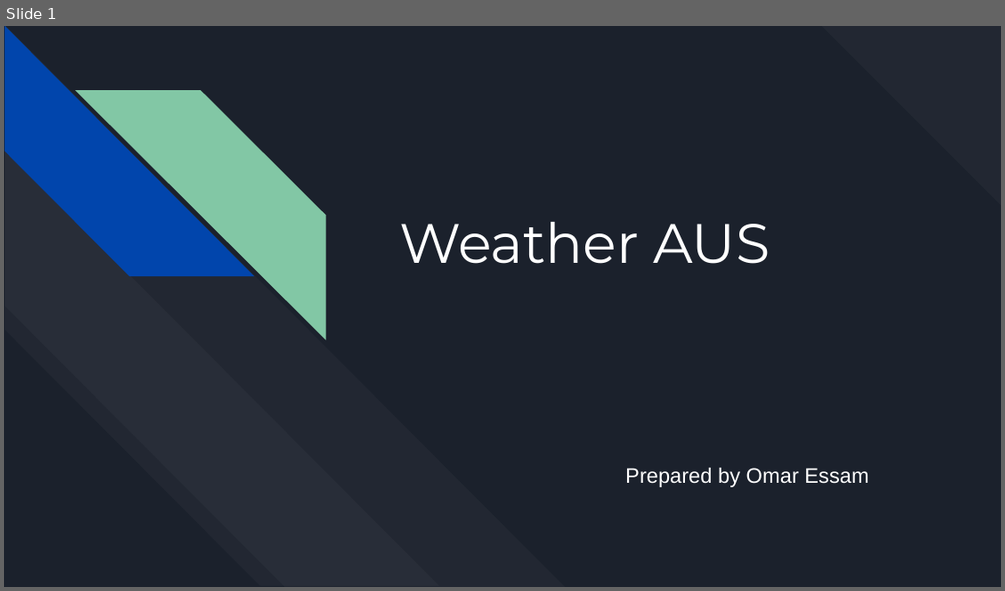
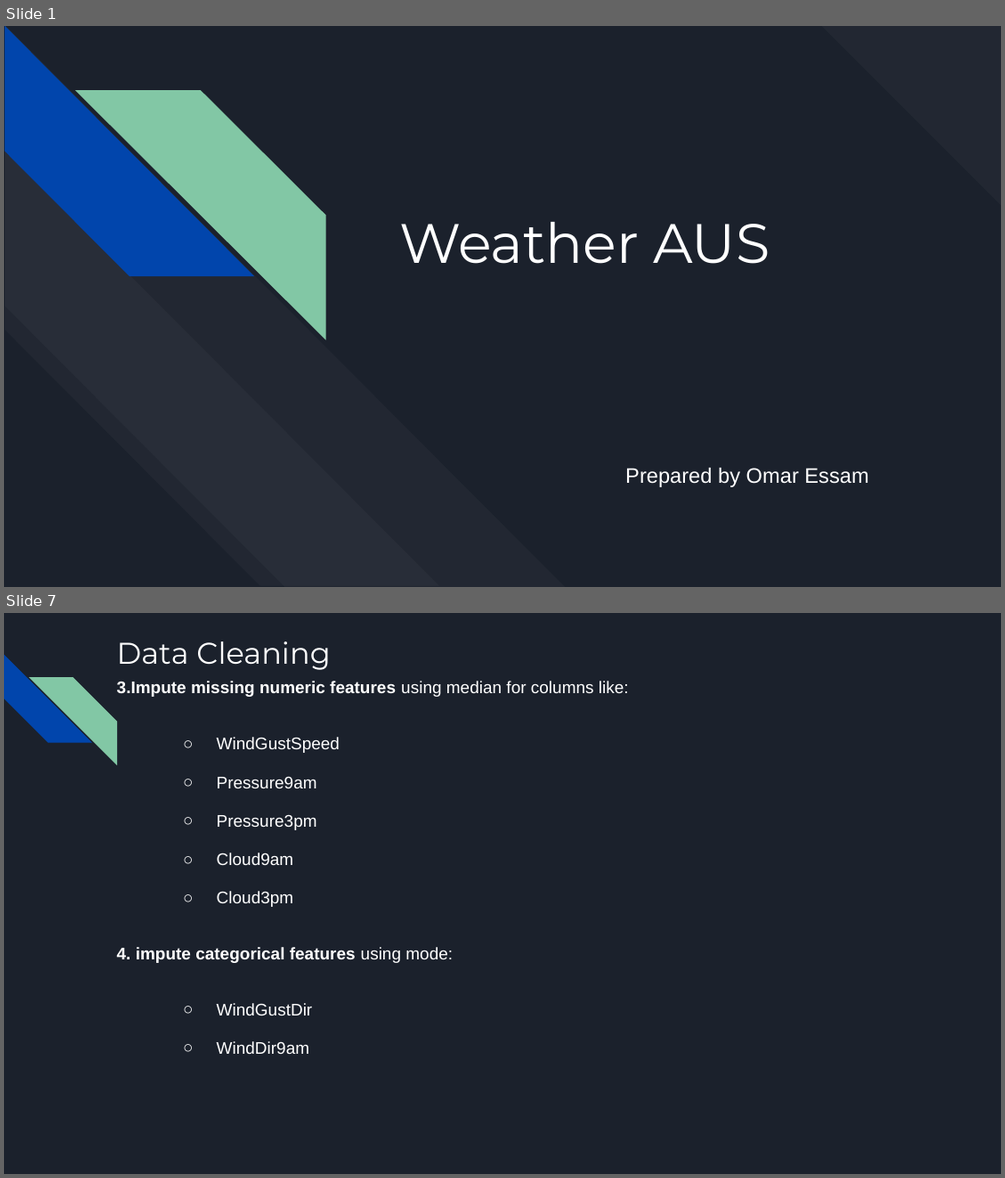
Before and after one commit to OmarEssam-20/weather-aus, a slide deck: WeatherAUS.pptx. Shown one above the other, each under a label of ours: slide 1 before the commit, slides 1 and 7 after it; the slides between them are not shown. The pictures are 1005x591 and 1005x1178 pixels, drawn with LibreOffice and Linux fonts; fonts in the diff are those of the drawing. Boxes give left, top, right and bottom in pixels: in the first picture for what was removed or moved away, otherwise in the second. Text is boxed around its words. In the diff, an @@ line names an element or a change of style, - is before the commit and + after.

```diff
--- a/WeatherAUS.pptx
+++ b/WeatherAUS.pptx
@@ slide 7 added at (4,613,1001,1174), background #1B212C @@
@@ diag stripe added at (4,655,92,743), fill #0145AC @@
@@ title added at (117,641,330,670), 21.6 pt, text #FFFFFF @@
+Data Cleaning
@@ diag stripe added at (29,677,117,764), fill #82C7A5 @@
@@ text added at (117,681,629,907), 12.2 pt, text #FFFFFF @@
+3.Impute missing numeric features using median for columns like:
+  ○ WindGustSpeed
+  ○ Pressure9am
+  ○ Pressure3pm
+  ○ Cloud9am
+  ○ Cloud3pm
@@ text added at (117,947,453,1054), 12.2 pt, text #FFFFFF @@
+4. impute categorical features using mode:
+  ○ WindGustDir
+  ○ WindDir9am
```
Also in this commit, not shown: 3 slides changed, 24 other slides added, 3 slides removed.
